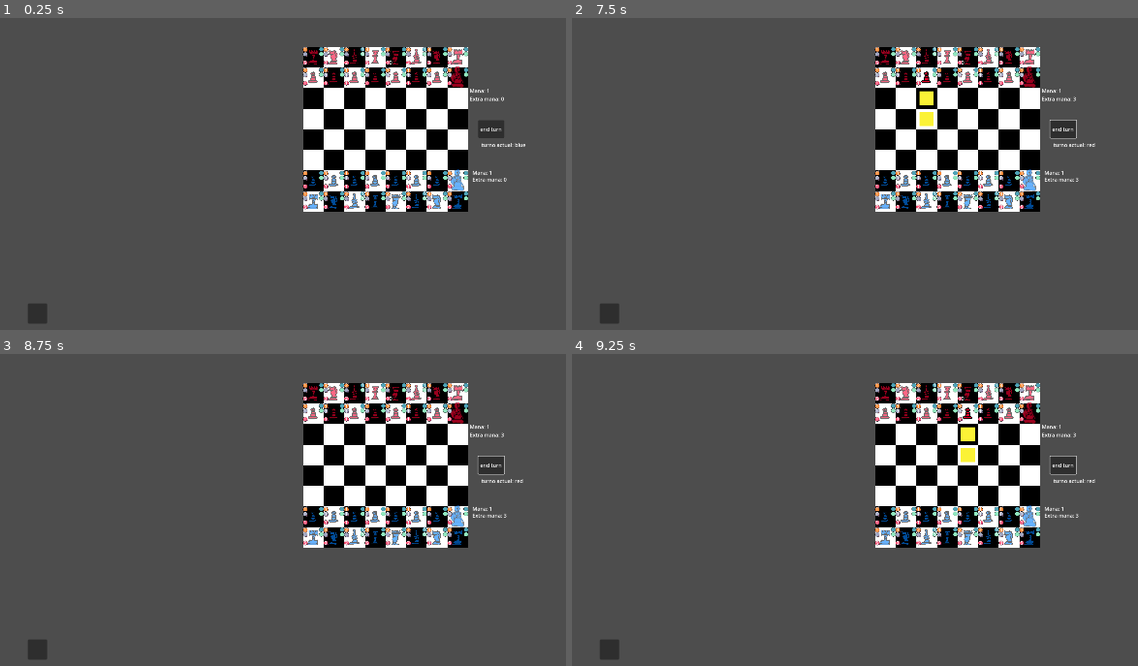
Above: before the commit, frames 1-4 (two rows, left to right).
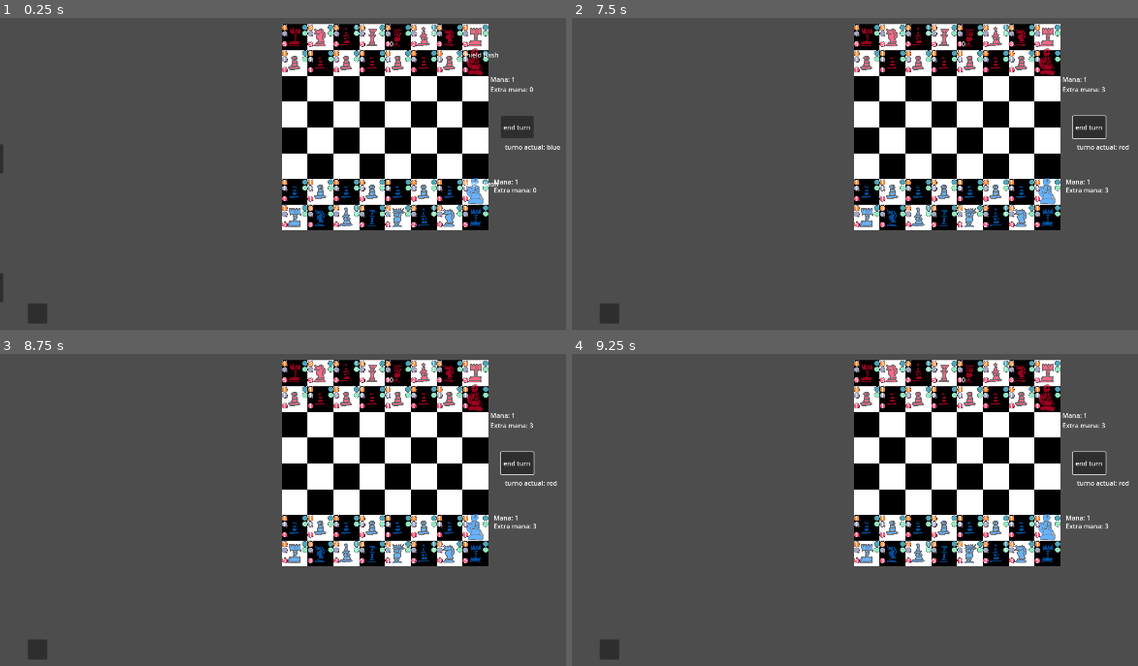
Above: after the commit, the same moments.

Repository: Naitais/chess_prototipo
Game: Godot game, scene res://scenes/main.tscn
Same seed, same stepped clock (60 frames per second), same inputs: the game is played once before the commit and once after it. The engine's default icon, where the game draws it, is replaced by a stand-in: a white triangle on a blue panel in a dark square.
Inputs (mouse positions are in pixels of both pictures, inside the frame that each line leads up to):
- Up to frame 1 (0.25 s): no input
- Up to frame 2 (7.5 s): click "end turn" at 0.5 s; click "end turn" at 1.25 s; click "end turn" at 2 s; tap Enter at 2.75, 4.25, 5.75 s; move the mouse to (956, 130) at 2.77 s; click (956, 130) at 2.85 s; tap Space at 3.5, 5, 6.5 s; move the mouse to (968, 58) at 3.52 s; right-click (968, 58) at 3.6 s; move the mouse to (905, 58) at 4.27 s; click (905, 58) at 4.35 s; move the mouse to (1007, 58) at 5.02 s; right-click (1007, 58) at 5.1 s; move the mouse to (883, 77) at 5.77 s; click (883, 77) at 5.85 s; move the mouse to (905, 77) at 6.52 s; right-click (905, 77) at 6.6 s; move the mouse to (928, 77) at 7.27 s; click (928, 77) at 7.35 s
- Up to frame 3 (8.75 s): move the mouse to (373, 413) at 8.02 s; right-click (373, 413) at 8.1 s
- Up to frame 4 (9.25 s): move the mouse to (968, 413) at 8.77 s; click (968, 413) at 8.85 s

The runs differ from the first frame. In frame 1, 19% of the frame differs, in the area x 0-99%, y 1-91%; in frame 2, 19%; in frame 3, 19%; in frame 4, 19%, in the area x 49-99%, y 1-69%.

Commit message:
set skill to activate or deactivate casting when piece deselected

Diff:
--- a/scenes/active_skill.tscn
+++ b/scenes/active_skill.tscn
@@ -1,11 +1,9 @@
-[gd_scene load_steps=6 format=3 uid="uid://dtnyhsyeyk6mv"]
+[gd_scene load_steps=5 format=3 uid="uid://dtnyhsyeyk6mv"]
 
 [ext_resource type="Script" path="res://scripts/skill.gd" id="1_dcsas"]
 [ext_resource type="Script" path="res://scripts/state scripts/State Machine.gd" id="2_cjvxv"]
 [ext_resource type="Script" path="res://scripts/state scripts/skill_states/choose_target_state.gd" id="3_5y0iy"]
 [ext_resource type="Script" path="res://scripts/state scripts/skill_states/inactive_skill_state.gd" id="4_t21to"]
-
-[sub_resource type="RectangleShape2D" id="RectangleShape2D_upw1b"]
 
 [node name="active_skill" type="Node2D"]
 script = ExtResource("1_dcsas")
@@ -18,11 +16,15 @@
 script = ExtResource("2_cjvxv")
 state = NodePath("InactiveSkillState")
 
-[node name="ChooseTargetState" type="Node" parent="StateMachine"]
+[node name="ChooseTargetState" type="Node" parent="StateMachine" node_paths=PackedStringArray("button", "skill")]
 script = ExtResource("3_5y0iy")
+button = NodePath("../../Control/skill_button")
+skill = NodePath("../..")
 
-[node name="InactiveSkillState" type="Node" parent="StateMachine"]
+[node name="InactiveSkillState" type="Node" parent="StateMachine" node_paths=PackedStringArray("button", "skill")]
 script = ExtResource("4_t21to")
+button = NodePath("../../Control/skill_button")
+skill = NodePath("../..")
 
 [node name="Control" type="Control" parent="."]
 layout_mode = 3
@@ -42,12 +44,6 @@
 offset_right = 56.76
 offset_bottom = 6.55994
 
-[node name="range" type="Area2D" parent="."]
-visible = false
-
-[node name="CollisionShape2D" type="CollisionShape2D" parent="range"]
-shape = SubResource("RectangleShape2D_upw1b")
-
 [node name="cooldown" type="Timer" parent="."]
 
 [connection signal="pressed" from="Control/skill_button" to="." method="_on_skill_button_pressed"]
--- a/scenes/royal_soldier/shield_bash.tscn
+++ b/scenes/royal_soldier/shield_bash.tscn
@@ -4,17 +4,10 @@
 [ext_resource type="Texture2D" uid="uid://bapmesk17qjmm" path="res://resources/skill_icon/royal_soldier/shield_bash.png" id="2_updkd"]
 
 [node name="shield_bash" instance=ExtResource("1_ntx8i")]
-visible = false
 mana_cost = 1
 damage = 1
 skill_name = "Shield Bash"
 description = "Deal 1 damage and increase armor by 1 for 1 round."
-
-[node name="ChooseTargetState" parent="StateMachine" index="0" node_paths=PackedStringArray("button")]
-button = NodePath("../../Control/skill_button")
-
-[node name="InactiveSkillState" parent="StateMachine" index="1" node_paths=PackedStringArray("button")]
-button = NodePath("../../Control/skill_button")
 
 [node name="skill_button" parent="Control" index="0"]
 anchor_left = 9.964
--- a/scenes/ui.tscn
+++ b/scenes/ui.tscn
@@ -7,7 +7,6 @@
 
 [node name="Camera2D" type="Camera2D" parent="."]
 position = Vector2(261, 279)
-zoom = Vector2(0.8, 0.8)
 
 [node name="active_skill_panel" type="Panel" parent="."]
 anchors_preset = -1
--- a/scripts/piece.gd
+++ b/scripts/piece.gd
@@ -2,7 +2,7 @@
 class_name Piece
 
 @export var isActive: bool = false
-@export var isKilled: bool = false
+@export var isCastingSkill: bool = false
 @export var initial_pos: Vector2
 @export var final_pos: Vector2
 @export var movement: int
@@ -47,7 +47,8 @@
 	set_stats()
 
 func _physics_process(delta):
-
+	if isCastingSkill:
+		print("isCastingSkill")
 	#send_to_cemetery()
 	#check_if_active_piece()
 	deselect_piece()
@@ -85,9 +86,7 @@
 		sprite.self_modulate = Color(1,1,1,0.6)
 
 
-func send_to_cemetery() -> void:
-	if isKilled:
-		self.global_position = Vector2(0,0)
+
 
 func deselect_piece() -> void:
 	#desactivo la pieza seleccionada con clic derecho
@@ -98,6 +97,7 @@
 		sprite.self_modulate = Color(1,1,1)
 		move_piece_state.emit_signal("piece_is_inactive")
 		hide_active_skill()
+
 
 func deselect_piece_no_click() -> void:
 	Global.selected_piece = null
--- a/scripts/skill.gd
+++ b/scripts/skill.gd
@@ -9,23 +9,33 @@
 @export var actor: Pawn
 @onready var skill_button = $Control/skill_button
 
+@onready var target_piece: Piece
 @onready var state_machine = $StateMachine as StateMachine
 @onready var choose_target_state = $StateMachine/ChooseTargetState as ChooseTargetState
 @onready var inactive_skill_state = $StateMachine/InactiveSkillState as InactiveSkillState
+
+#TODO
+#el rango de las habilidades deberia funcionar similar a como funciona el del ataque basico
+#quizas necesite tener una clasificacion extra de habilidades activas
+#habilidad de daño fisico/magico melee
+#habilidad de daño fisico/magico distancia
+#buff/debuff
+#otras (movimiento de piezas, invocacion de unidades, etc)
 
 # Called when the node enters the scene tree for the first time.
 func _ready():
 	set_button_pos()
 	set_skill_name()
 	inactive_skill_state.skill_activated.connect(state_machine.change_state.bind(choose_target_state))
-
+	choose_target_state.skill_deactivated.connect(state_machine.change_state.bind(inactive_skill_state))
 
 
 # Called every frame. 'delta' is the elapsed time since the previous frame.
 func _process(delta):
 	#directamente lo voy a acomodar desde aca en la esquina inferior izq con anchors
 	#skill_button.global_position = UiManager.active_skill_panel.global_position
-	pass
+	deactivate_casting()
+
 func set_skill_name() -> void:
 	skill_name_lbl.text = skill_name
 
@@ -35,5 +45,9 @@
 	var screen_size = get_viewport().size / 1.5
 	skill_button.global_position = UiManager.active_skill_panel.position - Vector2(screen_size)#screen_size #Vector2(20, screen_size.y - 20)
 
+func deactivate_casting() -> void:
+	if !actor.isActive:
+		choose_target_state.emit_signal("skill_deactivated")
+
 func _on_skill_button_pressed():
 	inactive_skill_state.emit_signal("skill_activated")
--- a/scripts/state scripts/ReceiveDamageState.gd
+++ b/scripts/state scripts/ReceiveDamageState.gd
@@ -11,7 +11,7 @@
 #incluso cuando esta en rango
 func receive_damage() -> void:
 
-	#el ataque solo funciona si el jugador de la pieza no ataco en su turno actual
+
 	if  Input.is_action_just_pressed("left_click") and check_attack_is_legal():
 
 		#daño realizado lo saco del attack damage de la pieza que ataca
--- a/scripts/state scripts/skill_states/choose_target_state.gd
+++ b/scripts/state scripts/skill_states/choose_target_state.gd
@@ -3,7 +3,9 @@
 
 
 @export var button: Button
+@export var skill: ActiveSkill
 
+signal skill_deactivated
 
 func _ready():
 	#con esto hago que este desactivado el fisics prouces
@@ -18,6 +20,7 @@
 
 func _enter_state() -> void:
 	#solo se activa cuando entro al state wander
+	skill.actor.isCastingSkill = true
 	set_physics_process(true)
 
 func _exit_state() -> void:
--- a/scripts/state scripts/skill_states/inactive_skill_state.gd
+++ b/scripts/state scripts/skill_states/inactive_skill_state.gd
@@ -2,6 +2,7 @@
 extends State
 
 @export var button: Button
+@export var skill: ActiveSkill
 
 signal skill_activated
 
@@ -14,6 +15,7 @@
 
 func _enter_state() -> void:
 	#solo se activa cuando entro al state wander
+	skill.actor.isCastingSkill = false
 	set_physics_process(true)
 
 func _exit_state() -> void:
